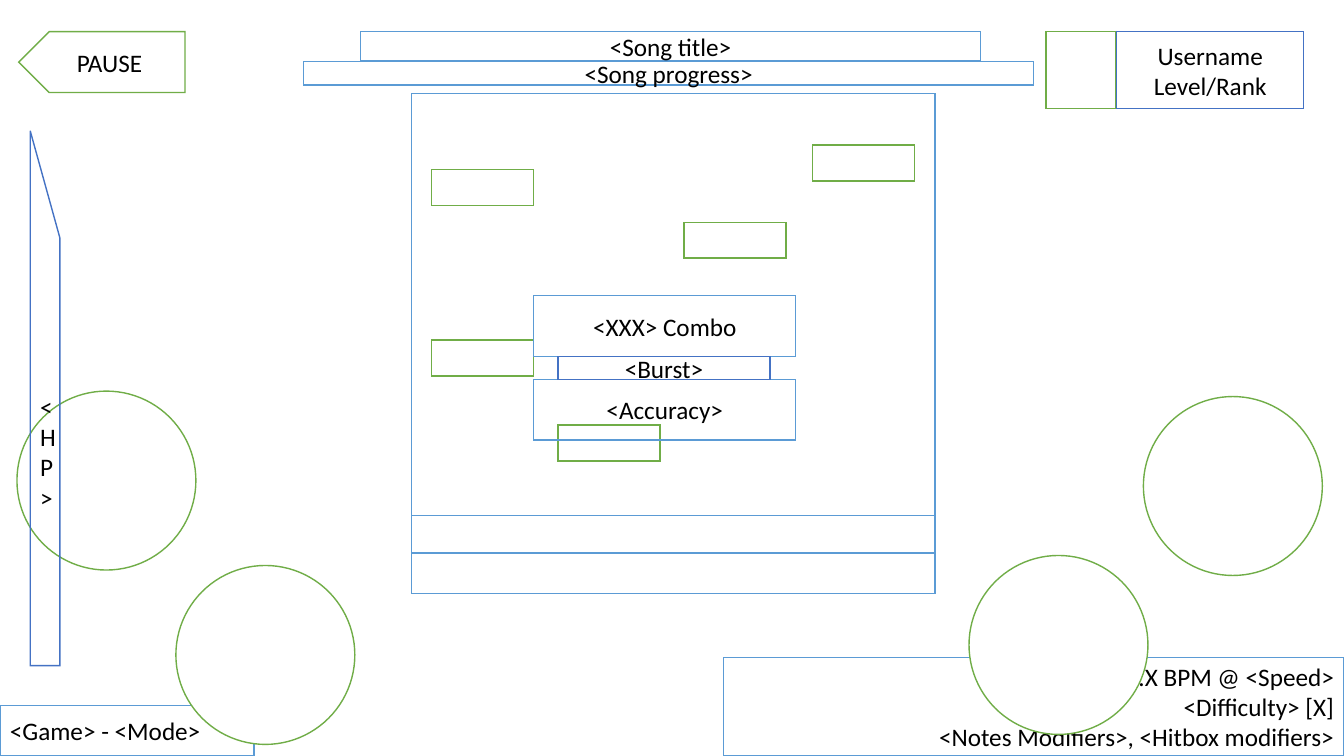
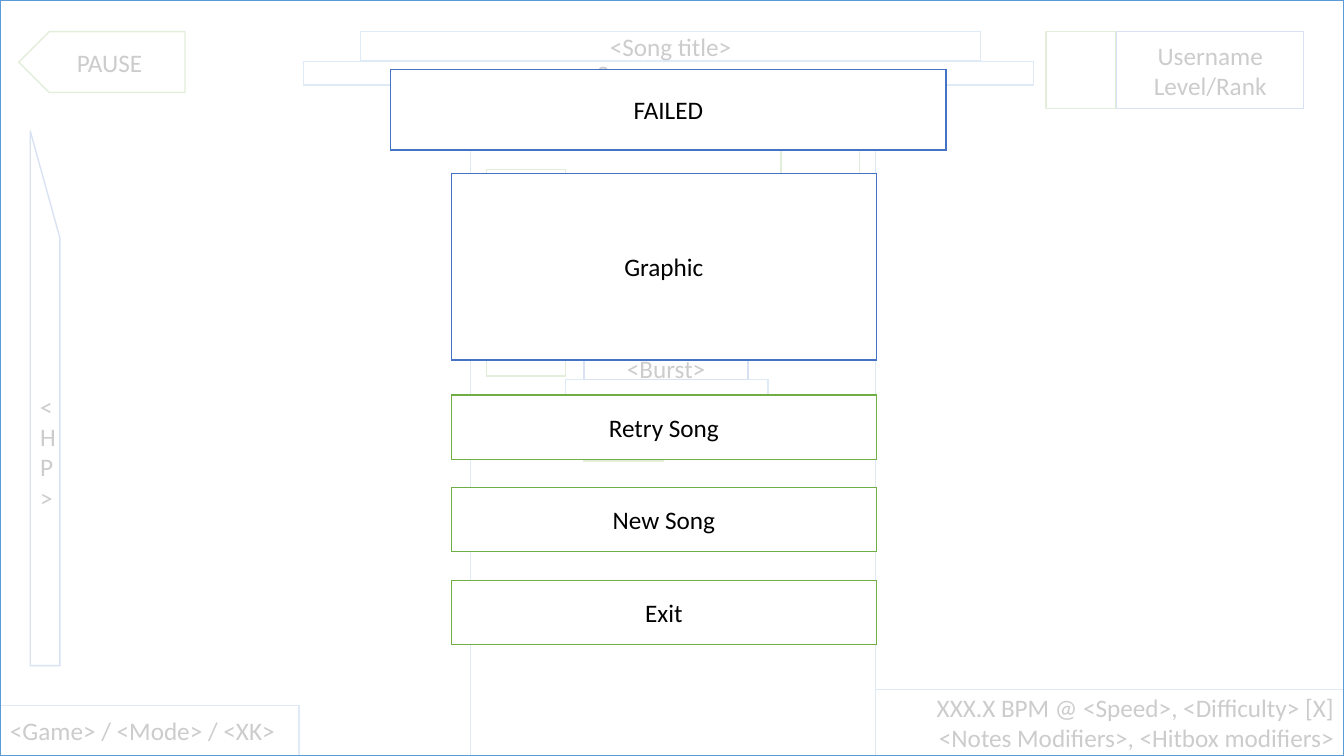
Before and after one commit to OliverMontor/beats2, a slide deck: slide 23 of beats2/Docs/Beats2 - Design Spec.pptx (slide 15 before the commit). Drawn at 1344x756 pixels with LibreOffice and Linux fonts; fonts in the diff are those of the drawing. Boxes give left, top, right and bottom in pixels: in the first picture for what was removed or moved away, otherwise in the second. Text is boxed around its words. In the diff, an @@ line names an element or a change of style, - is before the commit and + after.

```diff
--- a/beats2/Docs/Beats2 - Design Spec.pptx
+++ b/beats2/Docs/Beats2 - Design Spec.pptx
@@ rectangle added at (0,0,1344,755), fill #FFFFFF at 80% opacity, outline #5B9BD5 1 pt @@
@@ rectangle added at (391,70,947,150), fill #FFFFFF, outline #4472C4 1 pt, 18 pt, text #000000 @@
+FAILED
@@ rectangle: place and size @@
-rectangle at (411,93,936,593)
+rectangle at (471,85,876,756)
@@ rectangle: place and size @@
-rectangle at (813,145,914,181)
+rectangle at (781,145,860,181)
@@ rectangle added at (452,173,877,360), fill #FFFFFF, outline #4472C4 1 pt, 18 pt, text #000000 @@
+Graphic
@@ rectangle: place and size @@
-rectangle at (432,169,533,206)
+rectangle at (487,169,566,206)
@@ rectangle removed at (685,222,786,258) @@
@@ rectangle removed at (534,295,797,356) @@
-<XXX> Combo
@@ rectangle: place and size @@
-rectangle at (432,340,533,376)
+rectangle at (487,340,566,376)
@@ rectangle "<Burst>": place and size @@
-rectangle "<Burst>" at (558,357,770,380)
+rectangle "<Burst>" at (584,357,748,380)
@@ rectangle "<Accuracy>": place and size @@
-rectangle "<Accuracy>" at (534,379,797,440)
+rectangle "<Accuracy>" at (566,379,768,440)
@@ ellipse removed at (17,391,197,571) @@
@@ rectangle added at (452,395,877,460), fill #FFFFFF, outline #70AD47 1 pt, 18 pt, text #000000 @@
+Retry Song
@@ ellipse removed at (1143,396,1323,576) @@
@@ rectangle: place and size @@
-rectangle at (558,425,659,462)
+rectangle at (584,425,662,462)
@@ rectangle added at (452,488,877,553), fill #FFFFFF, outline #70AD47 1 pt, 18 pt, text #000000 @@
+New Song
@@ ellipse removed at (175,566,355,745) @@
@@ ellipse removed at (969,556,1148,735) @@
@@ rectangle added at (452,581,877,645), fill #FFFFFF, outline #70AD47 1 pt, 18 pt, text #000000 @@
+Exit
@@ rectangle: place and size @@
-rectangle at (411,516,936,554)
+rectangle at (471,587,876,638)
@@ rectangle "<Game> / <Mode> / <XK>": place and size @@
-rectangle "<Game> / <Mode> / <XK>" at (0,706,254,756)
+rectangle "<Game> / <Mode> / <XK>" at (0,706,299,756)
@@ rectangle "XXX.X BPM @ <Speed>, <Difficulty> ...": place and size @@
-rectangle "XXX.X BPM @ <Speed>, <Difficulty> ..." at (724,657,1344,755)
+rectangle "XXX.X BPM @ <Speed>, <Difficulty> ..." at (847,690,1344,755)
@@ text in rectangle at (937,699,1334,749): text changed @@
-XXX.X BPM @ <Speed>
-<Difficulty> [X]
-<Notes Modifiers>, <Hitbox modifiers>
+XXX.X BPM @ <Speed>, <Difficulty> [X]
+<Notes Modifiers>, <Hitbox modifiers>
@@ text in rectangle at (10,723,274,740): text changed @@
-<Game> - <Mode>
+<Game> / <Mode> / <XK>
```
Also in this commit, not shown: 17 other slides changed, 6 slides removed, 7 other files.
